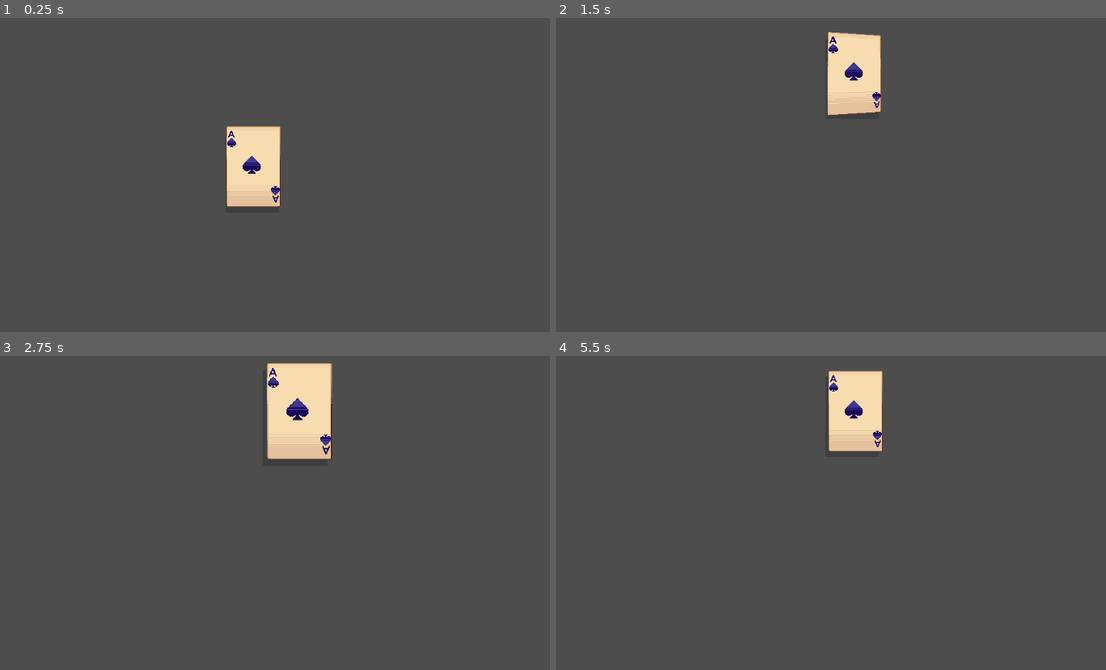
Above: before the commit, frames 1-4 (two rows, left to right).
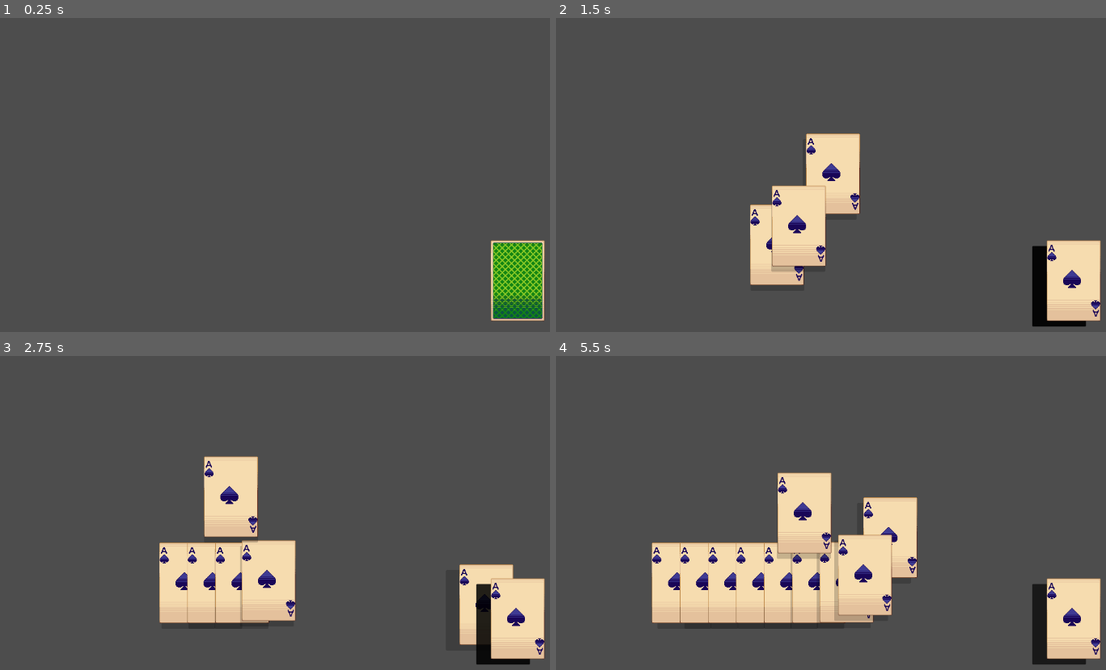
Above: after the commit, the same moments.

Repository: woliveira82/godot-card-game-effects
Game: Godot game, scene res://scenes/table/table.tscn
The game is run twice, just before and just after one commit, with the same random seed, the same clock (stepped at 60 frames per second) and the same inputs. Before the commit the project starts from res://scenes/test.tscn.
Inputs (mouse positions are in pixels of both pictures, inside the frame that each line leads up to):
- Up to frame 1 (0.25 s): no input
- Up to frame 2 (1.5 s): tap Enter at 0.5 s; drag from (809, 165) to (853, 74) at 0.52 s; drag from (660, 171) to (759, 225) at 1.27 s
- Up to frame 3 (2.75 s): move the mouse to (297, 412) at 2.02 s; click (297, 412) at 2.17 s
- Up to frame 4 (5.5 s): drag from (759, 563) to (594, 437) at 2.77 s; move the mouse to (985, 544) at 3.52 s; click (985, 544) at 3.67 s; drag from (594, 437) to (693, 399) at 4.27 s; move the mouse to (825, 491) at 5.02 s; click (825, 491) at 5.17 s

The runs differ from the first frame. In frame 1, 5.0% of the frame differs, in the area x 41-100%, y 34-97%; in frame 2, 12%; in frame 3, 17%; in frame 4, 22%, in the area x 17-100%, y 4-99%.

Commit message:
feat: draw cards and organize hand

Diff:
--- /dev/null
+++ b/globals/signals.gd
@@ -0,0 +1,3 @@
+extends Node
+
+signal on_card_drawn(card: Card, wait_order: int)
--- a/project.godot
+++ b/project.godot
@@ -11,6 +11,10 @@
 [application]
 
 config/name="Godot card game effects"
-run/main_scene="res://scenes/test.tscn"
+run/main_scene="res://scenes/table/table.tscn"
 config/features=PackedStringArray("4.2", "Forward Plus")
 config/icon="res://icon.svg"
+
+[autoload]
+
+Signals="*res://globals/signals.gd"
--- a/scenes/card/card.gd
+++ b/scenes/card/card.gd
@@ -1,4 +1,5 @@
 extends Control
+class_name Card
 
 const max_rot_angle: float = 15.0
 
--- a/scenes/table/draw_pile.gd
+++ b/scenes/table/draw_pile.gd
@@ -4,6 +4,9 @@
 
 var _drawing: bool = false
 var tween: Tween
+var hand_node_pos: Vector2
+
+@onready var hand = %Hand
 
 
 func _input(event):
@@ -11,7 +14,7 @@
 	if event.button_index != MOUSE_BUTTON_LEFT or not event.is_pressed(): return
 
 	if not _drawing:
-		draw_cards(5)
+		draw_cards(15)
 
 
 func draw_cards(amount: int):
@@ -24,4 +27,7 @@
 	for i in range(amount):
 		var instance = card_scene.instantiate()
 		add_child(instance)
-		print("moving")
+		instance.position = Vector2.ZERO
+		tween.tween_property(instance, "global_position", hand.enter_position, 0.3 + (i * 0.05))
+		tween.tween_callback(hand.add_card)
+		tween.tween_callback(instance.queue_free)
--- /dev/null
+++ b/scenes/table/hand.gd
@@ -0,0 +1,38 @@
+extends Control
+
+const card_x_offset: float = 50.0
+
+@export var card_scene: PackedScene
+
+var tween: Tween
+var original_pos: Vector2
+var enter_position: Vector2
+
+
+func _ready():
+	original_pos = position
+	enter_position = original_pos - Vector2(0.0, 160.0)
+
+
+func add_card():
+	var instance = card_scene.instantiate()
+	add_child(instance)
+	instance.global_position = enter_position
+	order_hand()
+
+
+func order_hand():
+	if tween and tween.is_running():
+		tween.kill()
+
+	tween = create_tween().set_ease(Tween.EASE_IN_OUT).set_trans(Tween.TRANS_CUBIC)
+
+	var cards_in_hand: Array = get_children()
+	for i in range(cards_in_hand.size()):
+		var new_position = original_pos - Vector2((cards_in_hand.size() - 1) * card_x_offset / 2, 0.0)
+		tween.parallel().tween_property(self, "position", new_position, 0.3)
+		var card_pos_x = card_x_offset * i
+		# var rot_radians: float = lerp_angle(-0.5, 0.5, float(i) / float(cards_in_hand.size() - 1))
+
+		tween.parallel().tween_property(cards_in_hand[i], "position", Vector2(card_pos_x, 0.0), 0.3 + (i * 0.1))
+		# tween.parallel().tween_property(cards_in_hand[i], "rotation", rot_radians, 0.3 + (i * 0.1))
--- a/scenes/table/table.tscn
+++ b/scenes/table/table.tscn
@@ -1,8 +1,9 @@
-[gd_scene load_steps=4 format=3 uid="uid://bs3pxfm81f22v"]
+[gd_scene load_steps=5 format=3 uid="uid://bs3pxfm81f22v"]
 
 [ext_resource type="PackedScene" uid="uid://b5anmgowrphsh" path="res://scenes/card/card.tscn" id="1_jbi8t"]
 [ext_resource type="Script" path="res://scenes/table/draw_pile.gd" id="2_bo6ow"]
 [ext_resource type="Texture2D" uid="uid://c6j5fvxdbm52a" path="res://assets/card-back3.png" id="2_ddk23"]
+[ext_resource type="Script" path="res://scenes/table/hand.gd" id="4_hi7ij"]
 
 [node name="Table" type="Control"]
 layout_mode = 3
@@ -44,13 +45,16 @@
 texture = ExtResource("2_ddk23")
 
 [node name="Hand" type="Control" parent="."]
+unique_name_in_owner = true
 layout_mode = 1
 anchors_preset = 7
 anchor_left = 0.5
 anchor_top = 1.0
 anchor_right = 0.5
 anchor_bottom = 1.0
-offset_top = -92.0
-offset_bottom = -92.0
+offset_top = -160.0
+offset_bottom = -160.0
 grow_horizontal = 2
 grow_vertical = 0
+script = ExtResource("4_hi7ij")
+card_scene = ExtResource("1_jbi8t")
